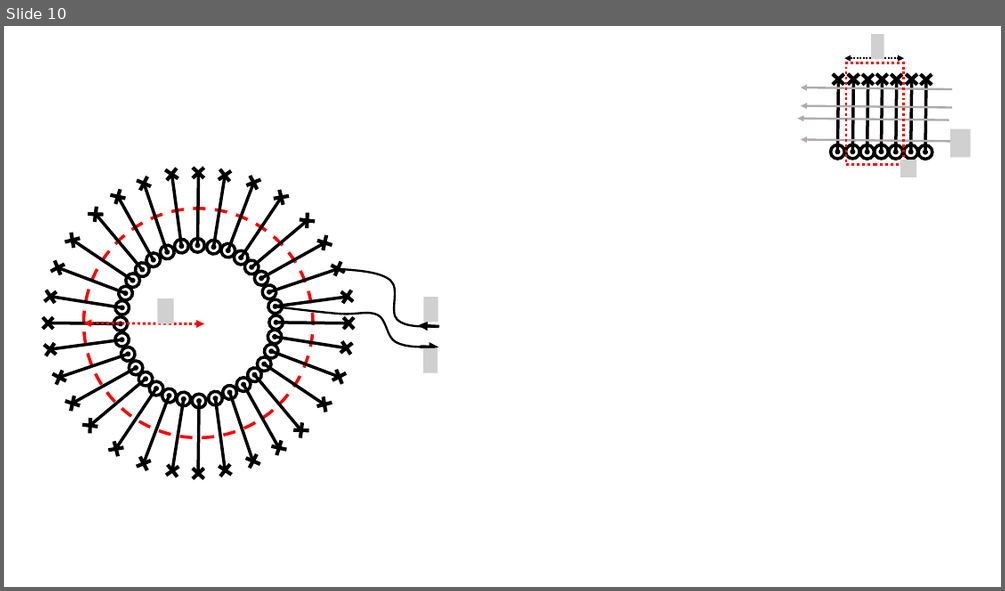
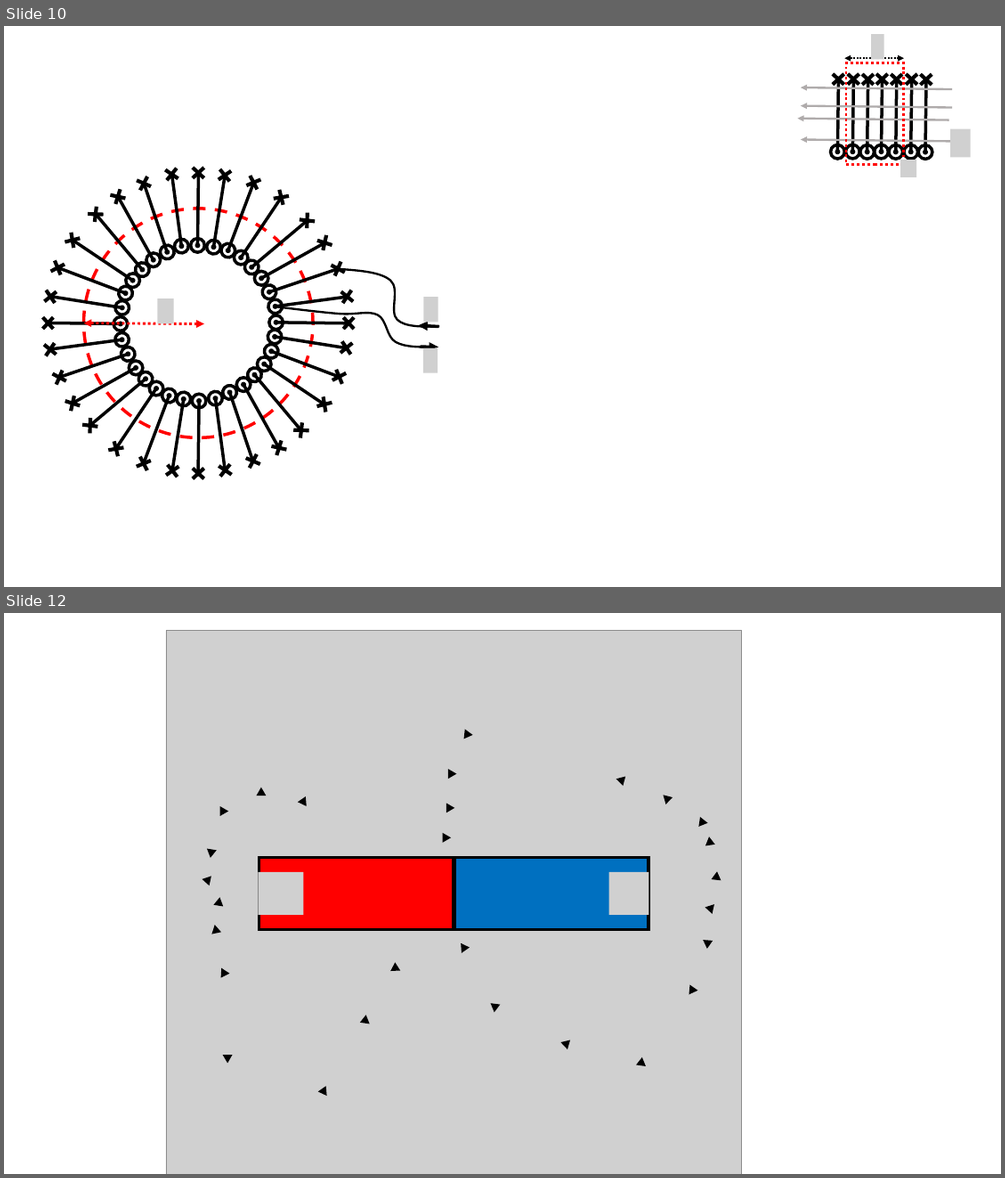
Before and after one commit to OSTP/PhysicsArtofModelling, a slide deck: tex/figures/MagneticSource/Figures.pptx. Shown one above the other, each under a label of ours: slide 10 before the commit, slides 10 and 12 after it; the slides between them are not shown. The pictures are 1005x591 and 1005x1178 pixels, drawn with LibreOffice and Linux fonts; fonts in the diff are those of the drawing; grey boxes stand for pictures; background and template pictures are left out. Boxes give left, top, right and bottom in pixels: in the first picture for what was removed or moved away, otherwise in the second. Text is boxed around its words. In the diff, an @@ line names an element or a change of style, - is before the commit and + after.

```diff
--- a/tex/figures/MagneticSource/Figures.pptx
+++ b/tex/figures/MagneticSource/Figures.pptx
@@ slide 12 added at (4, 613, 1001, 1174), background #FFFFFF @@
@@ picture added at (166, 630, 741, 1174) @@
@@ triangle added at (466, 732, 469, 737), outline #000000 3 pt @@
@@ triangle added at (450, 771, 453, 776), outline #000000 3 pt @@
@@ triangle added at (259, 790, 264, 794), outline #000000 3 pt @@
@@ triangle added at (301, 798, 307, 803), outline #000000 3 pt @@
@@ triangle added at (619, 779, 624, 783), outline #000000 3 pt @@
@@ triangle added at (664, 797, 670, 802), outline #000000 3 pt @@
@@ triangle added at (219, 808, 226, 813), outline #000000 3 pt @@
@@ triangle added at (448, 805, 452, 810), outline #000000 3 pt @@
@@ triangle added at (699, 819, 704, 826), outline #000000 3 pt @@
@@ triangle added at (209, 849, 214, 855), outline #000000 3 pt @@
@@ triangle added at (444, 835, 448, 840), outline #000000 3 pt @@
@@ triangle added at (706, 840, 712, 846), outline #000000 3 pt @@
@@ triangle added at (204, 877, 209, 883), outline #000000 3 pt @@
@@ picture added at (259, 872, 304, 915) @@
@@ rectangle added at (259, 858, 453, 930), fill #FF0000, outline #000000 3 pt @@
@@ rectangle added at (454, 858, 648, 930), fill #0070C0, outline #000000 3 pt @@
@@ picture added at (609, 872, 648, 915) @@
@@ triangle added at (713, 875, 719, 880), outline #000000 3 pt @@
@@ triangle added at (216, 900, 221, 906), outline #000000 3 pt @@
@@ triangle added at (708, 906, 712, 910), outline #000000 3 pt @@
@@ triangle added at (213, 927, 218, 933), outline #000000 3 pt @@
@@ triangle added at (462, 945, 467, 950), outline #000000 3 pt @@
@@ triangle added at (704, 940, 710, 945), outline #000000 3 pt @@
@@ triangle added at (221, 971, 226, 977), outline #000000 3 pt @@
@@ triangle added at (393, 965, 398, 971), outline #000000 3 pt @@
@@ triangle added at (493, 1003, 498, 1009), outline #000000 3 pt @@
@@ triangle added at (689, 987, 695, 992), outline #000000 3 pt @@
@@ triangle added at (363, 1018, 369, 1024), outline #000000 3 pt @@
@@ triangle added at (226, 1056, 230, 1060), outline #000000 3 pt @@
@@ triangle added at (564, 1040, 569, 1046), outline #000000 3 pt @@
@@ triangle added at (639, 1060, 644, 1064), outline #000000 3 pt @@
@@ triangle added at (321, 1088, 327, 1094), outline #000000 3 pt @@
```
Also in this commit, not shown: 1 slide changed, 3 other slides added, 2 other files.
